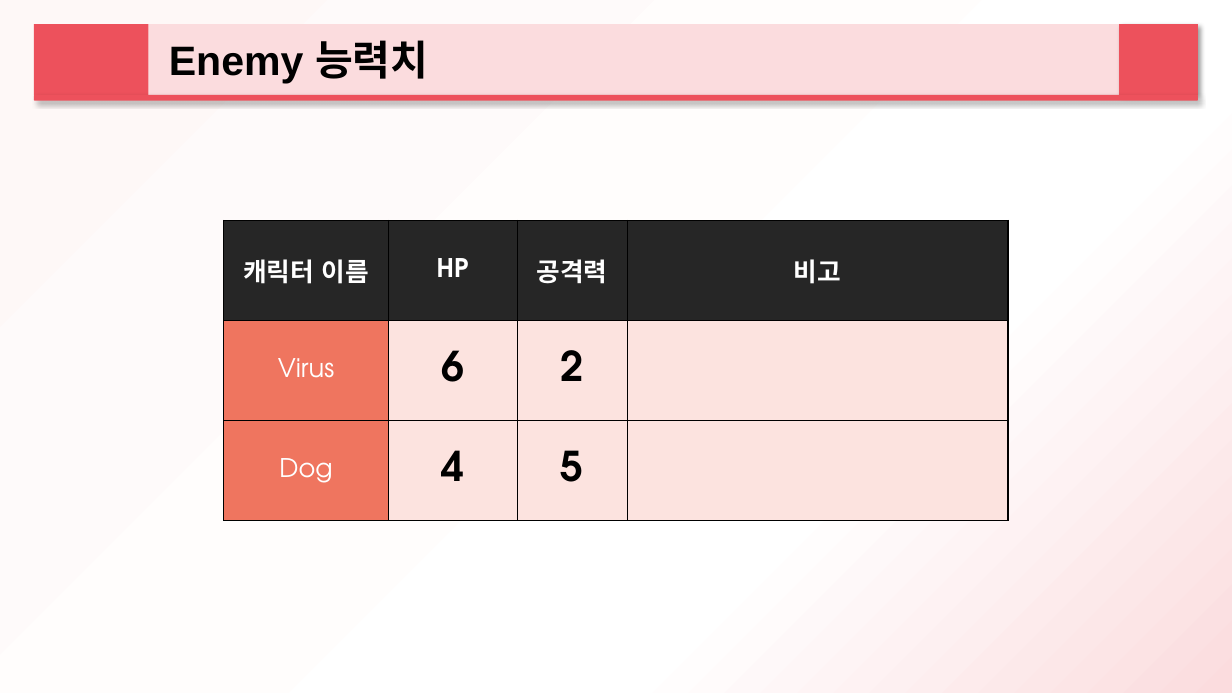
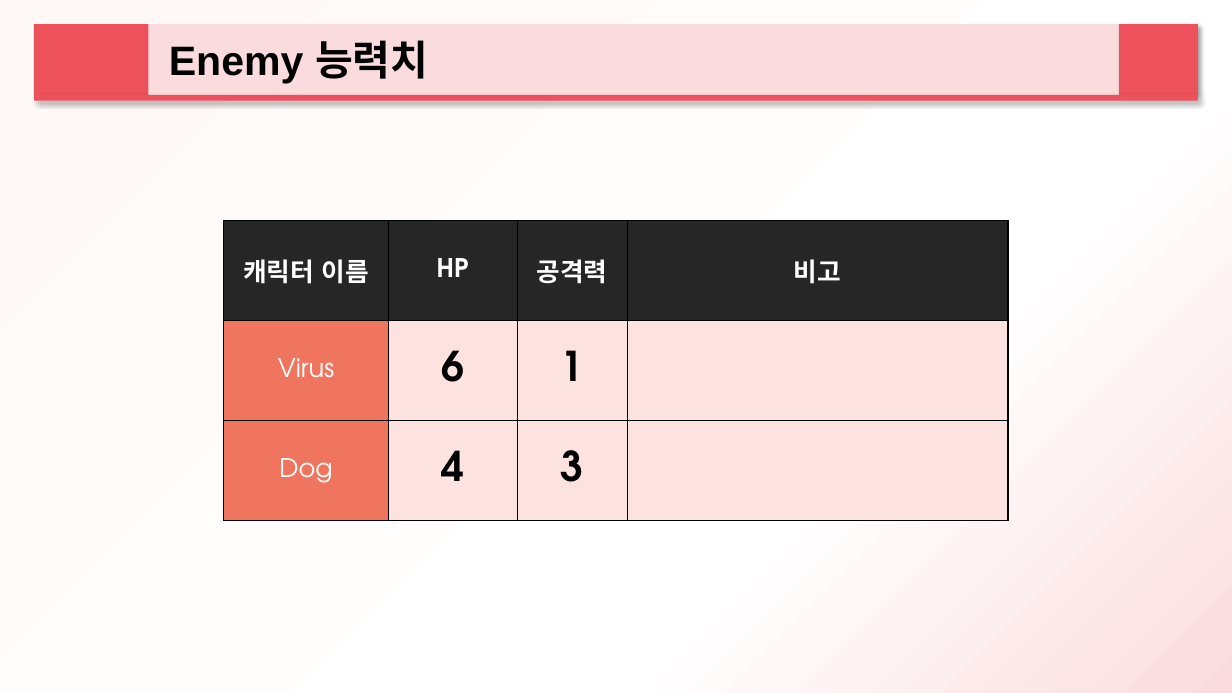
Before and after one commit to 2015184012Bang/KPU_TeamProject, a slide deck: slide 16 of ProjectPlan/팀원들 공유용/하트비트 추가 기획서_설정.pptx. Drawn at 1232x693 pixels with LibreOffice and Linux fonts; fonts in the diff are those of the drawing. Boxes give left, top, right and bottom in pixels: in the first picture for what was removed or moved away, otherwise in the second. Text is boxed around its words. In the diff, an @@ line names an element or a change of style, - is before the commit and + after.

```diff
--- a/ProjectPlan/팀원들 공유용/하트비트 추가 기획서_설정.pptx
+++ b/ProjectPlan/팀원들 공유용/하트비트 추가 기획서_설정.pptx
@@ table at box(224, 220, 1008, 520) @@
-row 2, column 3: 2
+row 2, column 3: 1
-row 3, column 3: 5
+row 3, column 3: 3
```
Also in this commit, not shown: 1 other slide changed, 8 other files.
